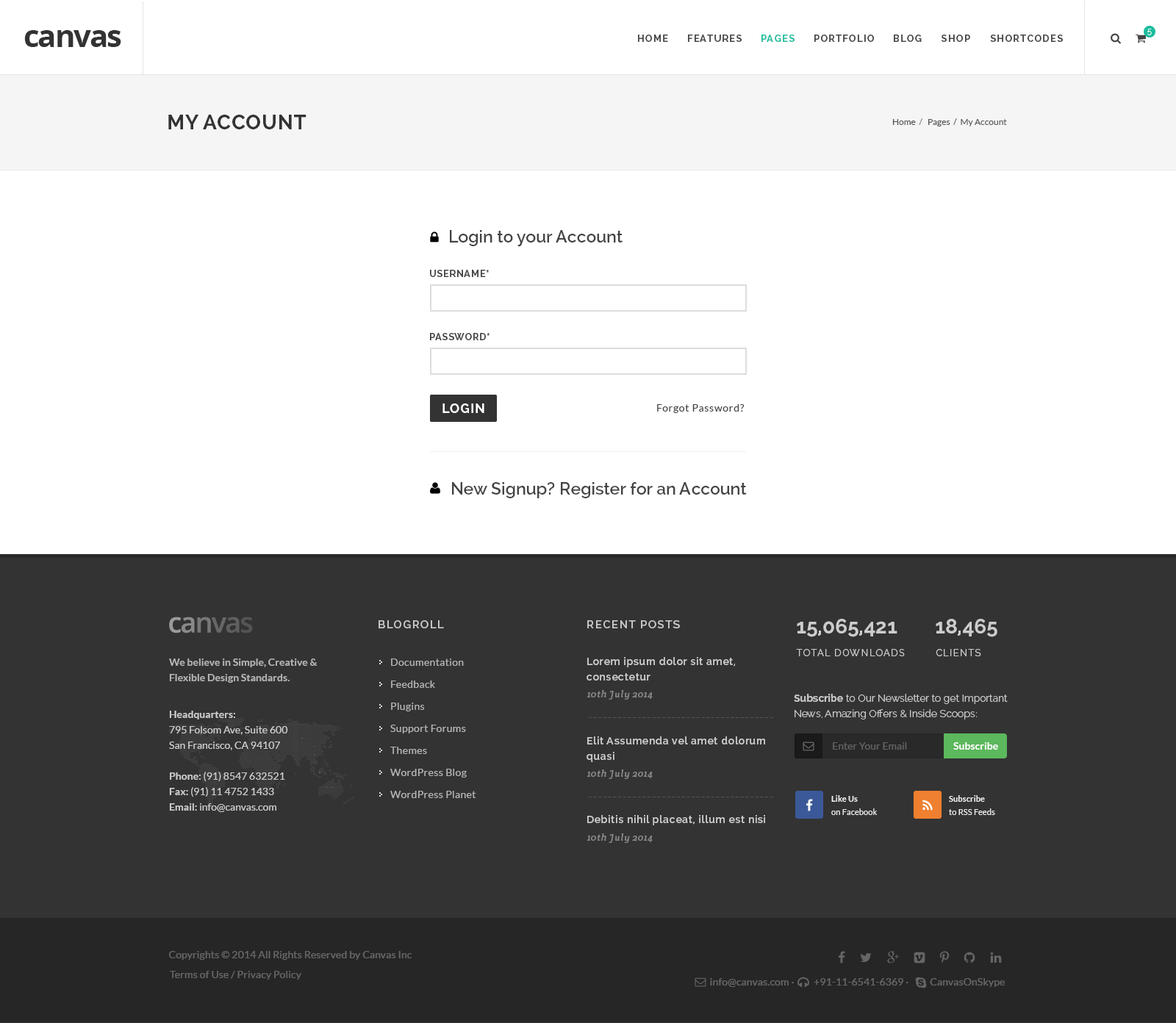
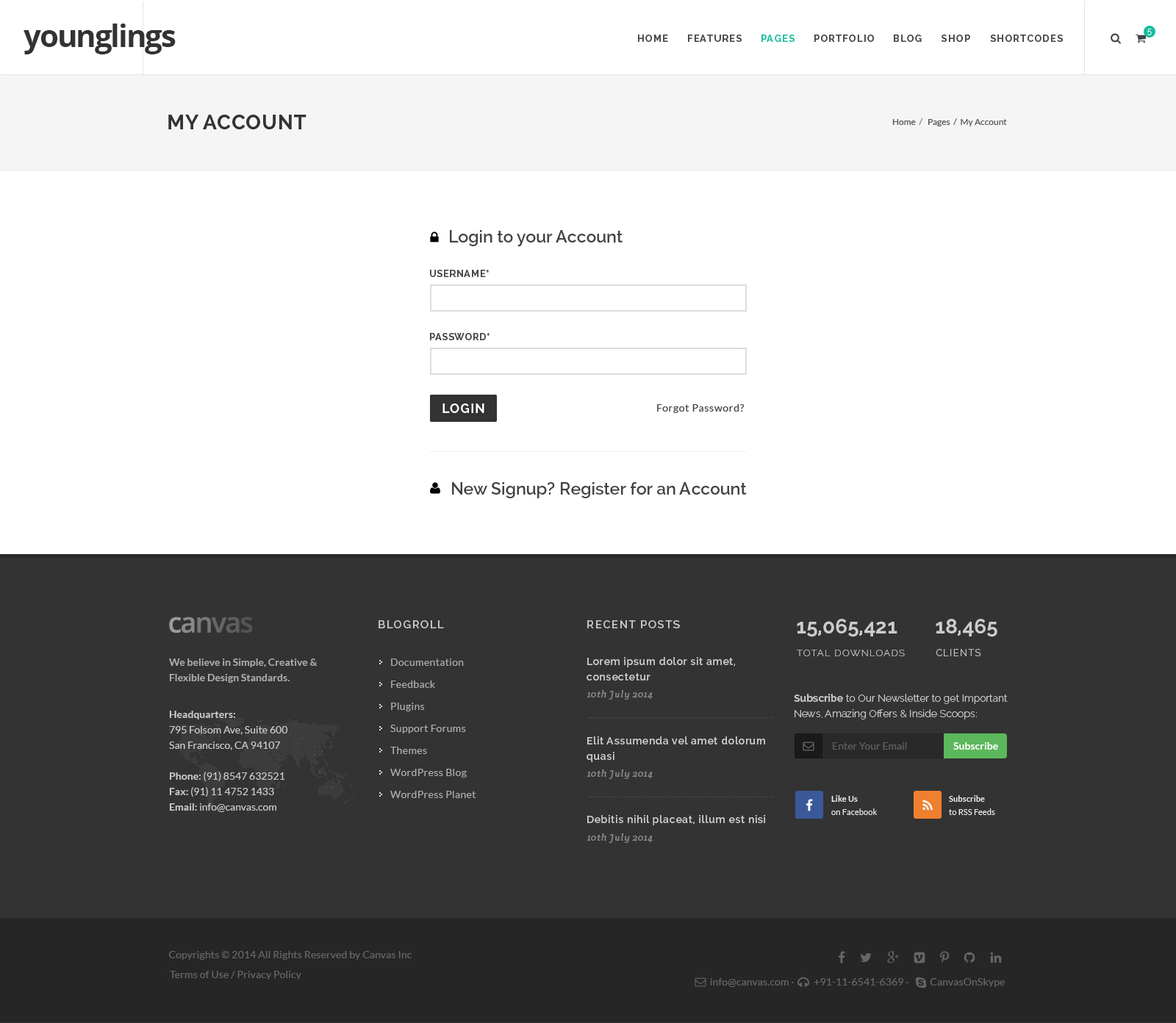
The second w=1176, h=1023 image is a revision of the first. Changes to its layers:
renamed "canvas" to "younglings", painted on it over [23, 23, 176, 55]
painted on "TOTAL Downloads" over [796, 649, 905, 657]
